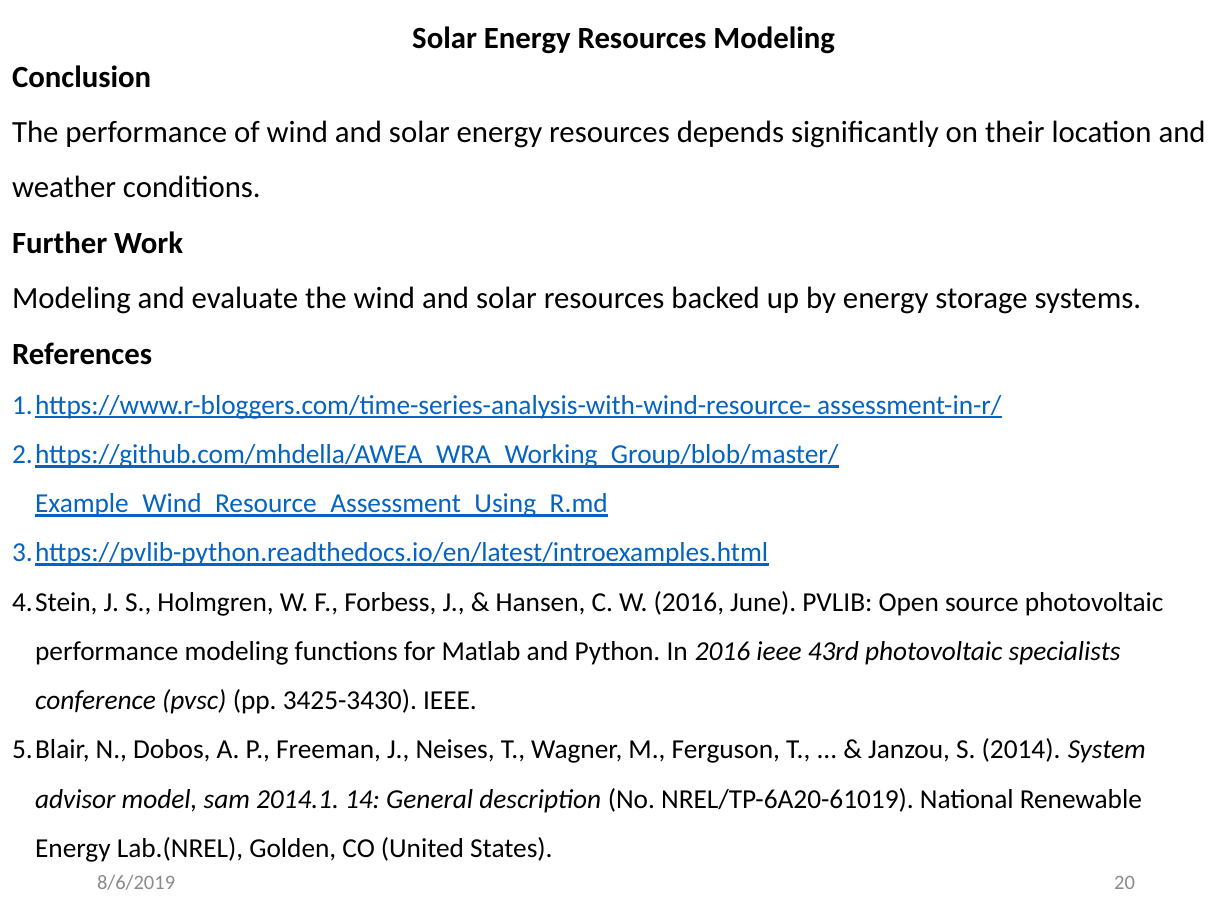
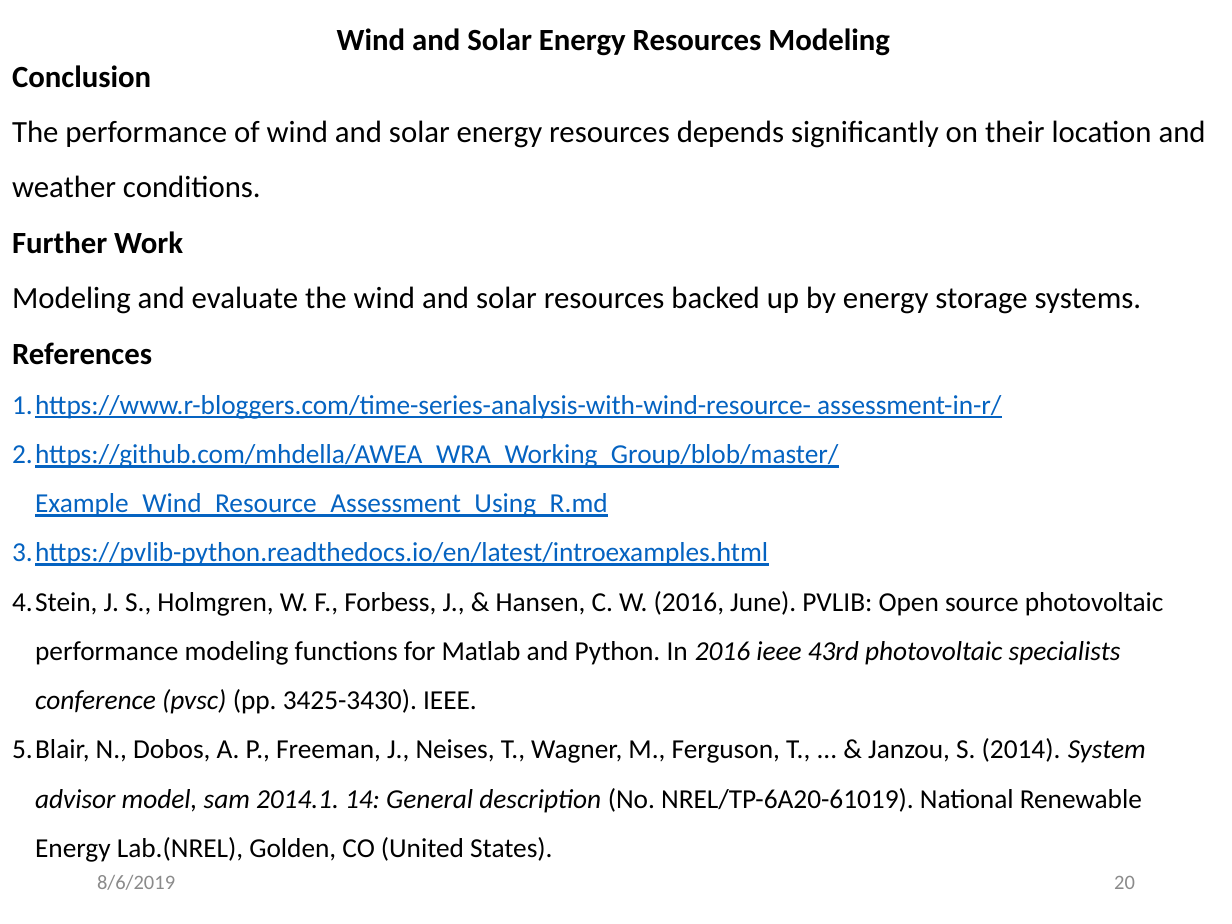
Before and after one commit to MohamedAbuella/Ascend-Analyticis-docs, a slide deck: slide 20 of +Presentation for Ascend_Analytics/Wind_Solar_Energy_Modeling_Analysis.pptx. Drawn at 1232x924 pixels with LibreOffice and Linux fonts; fonts in the diff are those of the drawing. Boxes give left, top, right and bottom in pixels: in the first picture for what was removed or moved away, otherwise in the second. Text is boxed around its words. In the diff, an @@ line names an element or a change of style, - is before the commit and + after.

Commit message:
wind_solar_modeling

```diff
--- a/+Presentation for Ascend_Analytics/Wind_Solar_Energy_Modeling_Analysis.pptx
+++ b/+Presentation for Ascend_Analytics/Wind_Solar_Energy_Modeling_Analysis.pptx
@@ text at [337, 28, 890, 56]: text changed @@
-Solar Energy Resources Modeling
+Wind and Solar Energy Resources Modeling
```
Also in this commit, not shown: 2 other slides changed, 1 other file.
